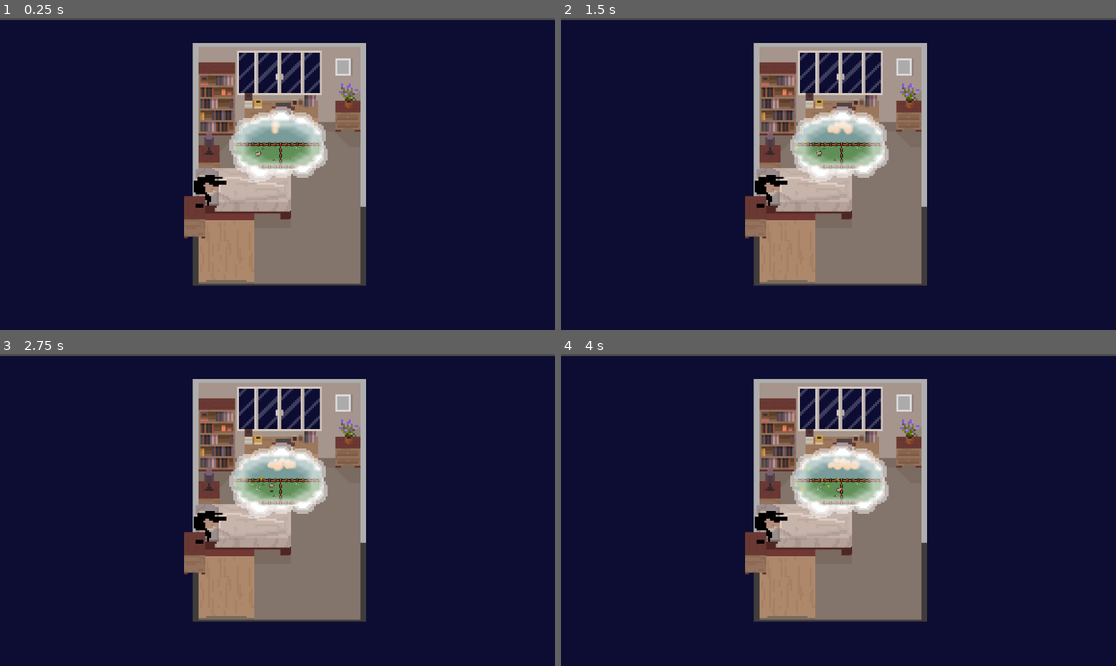
Above: before the commit, frames 1-4 (two rows, left to right).
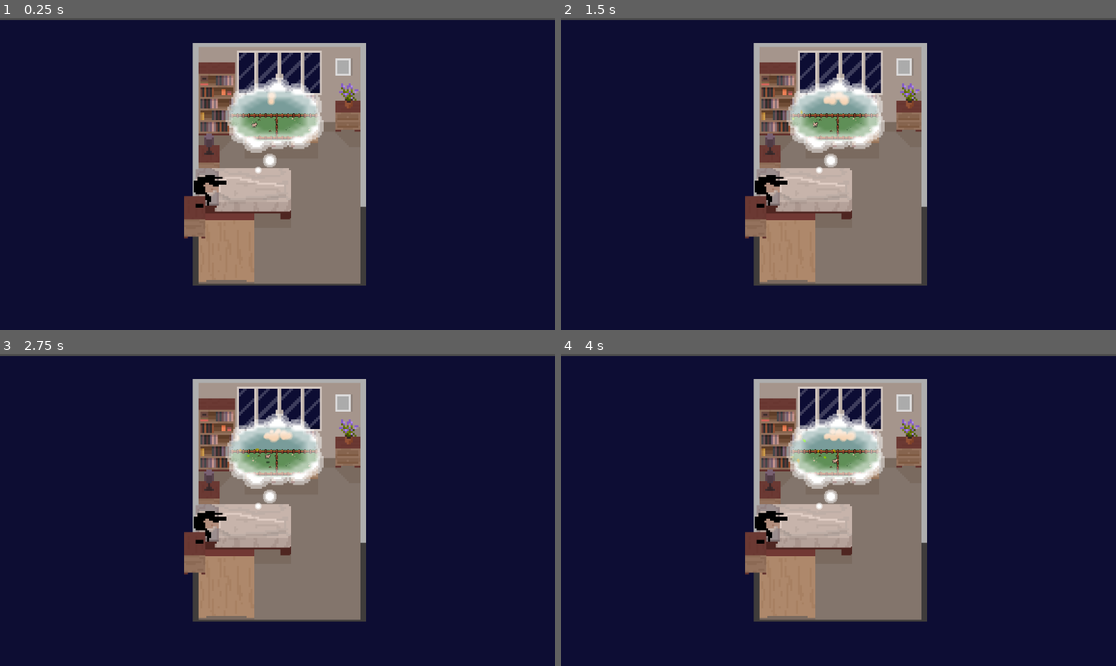
Above: after the commit, the same moments.

Repository: State0fFlux/Five-More-Minutes
Game: Godot game, scene res://Scenes/Bedroom.tscn
The game is run twice, just before and just after one commit, with the same random seed, the same clock (stepped at 60 frames per second) and the same inputs.
Inputs:
- Up to frame 1 (0.25 s): no input
- Up to frame 2 (1.5 s): tap S (Sleep) at 0.6, 1.35 s; tap Space (Jump) at 0.77 s; tap Enter at 1.25 s
- Up to frame 3 (2.75 s): tap Space (Jump) at 1.52, 2 s; tap S (Sleep) at 2.1 s
- Up to frame 4 (4 s): tap S (Sleep) at 2.85, 3.6 s; tap Space (Jump) at 3.02, 3.77 s; tap Enter at 3.5 s

The runs differ from the first frame. In frame 1, 4.7% of the frame differs, in the area x 40-60%, y 19-53%; in frame 2, 4.7%; in frame 3, 4.7%; in frame 4, 4.7%.

Commit message:
added tail to dream cloud
lol sorry this is the most minor change ever i just figured i should push once more before logging off

Diff:
--- a/Prefabs/dream_cloud.tscn
+++ b/Prefabs/dream_cloud.tscn
@@ -29,58 +29,68 @@
 
 [node name="Node2D" type="Node2D"]
 
-[node name="DreamCloud" type="Sprite2D" parent="."]
+[node name="MainCloud" type="Sprite2D" parent="."]
 position = Vector2(16, 5)
 texture = ExtResource("1_jk83v")
 
-[node name="Cloud" type="Sprite2D" parent="DreamCloud"]
+[node name="Cloud" type="Sprite2D" parent="MainCloud"]
 position = Vector2(-6, 5)
 texture = ExtResource("1_jk83v")
 
-[node name="Cloud" type="Sprite2D" parent="DreamCloud/Cloud"]
+[node name="Cloud" type="Sprite2D" parent="MainCloud/Cloud"]
 position = Vector2(-11, 0)
 texture = ExtResource("1_jk83v")
 
-[node name="Cloud" type="Sprite2D" parent="DreamCloud/Cloud/Cloud"]
+[node name="Cloud" type="Sprite2D" parent="MainCloud/Cloud/Cloud"]
 position = Vector2(-11, 2)
 texture = ExtResource("1_jk83v")
 
-[node name="Cloud" type="Sprite2D" parent="DreamCloud/Cloud/Cloud/Cloud"]
+[node name="Cloud" type="Sprite2D" parent="MainCloud/Cloud/Cloud/Cloud"]
 position = Vector2(-7, -5)
 texture = ExtResource("1_jk83v")
 
-[node name="Cloud" type="Sprite2D" parent="DreamCloud/Cloud/Cloud/Cloud/Cloud"]
+[node name="Cloud" type="Sprite2D" parent="MainCloud/Cloud/Cloud/Cloud/Cloud"]
 position = Vector2(-2, -7)
 texture = ExtResource("1_jk83v")
 
-[node name="Cloud" type="Sprite2D" parent="DreamCloud/Cloud/Cloud/Cloud/Cloud/Cloud"]
+[node name="Cloud" type="Sprite2D" parent="MainCloud/Cloud/Cloud/Cloud/Cloud/Cloud"]
 position = Vector2(3, -7)
 texture = ExtResource("1_jk83v")
 
-[node name="Cloud" type="Sprite2D" parent="DreamCloud/Cloud/Cloud/Cloud/Cloud/Cloud/Cloud"]
+[node name="Cloud" type="Sprite2D" parent="MainCloud/Cloud/Cloud/Cloud/Cloud/Cloud/Cloud"]
 position = Vector2(8, -3)
 texture = ExtResource("1_jk83v")
 
-[node name="Cloud" type="Sprite2D" parent="DreamCloud/Cloud/Cloud/Cloud/Cloud/Cloud/Cloud/Cloud"]
+[node name="Cloud" type="Sprite2D" parent="MainCloud/Cloud/Cloud/Cloud/Cloud/Cloud/Cloud/Cloud"]
 position = Vector2(9, -3)
 texture = ExtResource("1_jk83v")
 
-[node name="Cloud" type="Sprite2D" parent="DreamCloud/Cloud/Cloud/Cloud/Cloud/Cloud/Cloud/Cloud/Cloud"]
+[node name="Cloud" type="Sprite2D" parent="MainCloud/Cloud/Cloud/Cloud/Cloud/Cloud/Cloud/Cloud/Cloud"]
 position = Vector2(10, 3)
 texture = ExtResource("1_jk83v")
 
-[node name="Cloud" type="Sprite2D" parent="DreamCloud/Cloud/Cloud/Cloud/Cloud/Cloud/Cloud/Cloud/Cloud/Cloud"]
+[node name="Cloud" type="Sprite2D" parent="MainCloud/Cloud/Cloud/Cloud/Cloud/Cloud/Cloud/Cloud/Cloud/Cloud"]
 position = Vector2(6, 5)
 texture = ExtResource("1_jk83v")
 
-[node name="ColorRect" type="ColorRect" parent="DreamCloud/Cloud/Cloud/Cloud/Cloud/Cloud/Cloud/Cloud/Cloud/Cloud/Cloud"]
+[node name="ColorRect" type="ColorRect" parent="MainCloud/Cloud/Cloud/Cloud/Cloud/Cloud/Cloud/Cloud/Cloud/Cloud/Cloud"]
 offset_left = -32.0
 offset_top = -7.0
 offset_right = -3.0
 offset_bottom = 18.0
 
-[node name="Cloud" type="Sprite2D" parent="DreamCloud/Cloud/Cloud/Cloud/Cloud/Cloud/Cloud/Cloud/Cloud/Cloud/Cloud"]
+[node name="Cloud" type="Sprite2D" parent="MainCloud/Cloud/Cloud/Cloud/Cloud/Cloud/Cloud/Cloud/Cloud/Cloud/Cloud"]
 position = Vector2(-1, 6)
+texture = ExtResource("1_jk83v")
+
+[node name="CloudTrail" type="Sprite2D" parent="."]
+position = Vector2(-5, 23)
+scale = Vector2(0.5, 0.5)
+texture = ExtResource("1_jk83v")
+
+[node name="CloudTrail" type="Sprite2D" parent="CloudTrail"]
+position = Vector2(-12, 10)
+scale = Vector2(0.5, 0.5)
 texture = ExtResource("1_jk83v")
 
 [node name="SubViewport" type="SubViewport" parent="."]
--- a/Scenes/Bedroom.tscn
+++ b/Scenes/Bedroom.tscn
@@ -29,4 +29,4 @@
 vframes = 2
 
 [node name="dream_cloud" parent="." instance=ExtResource("4_bnvew")]
-position = Vector2(147, 66)
+position = Vector2(145, 51)
